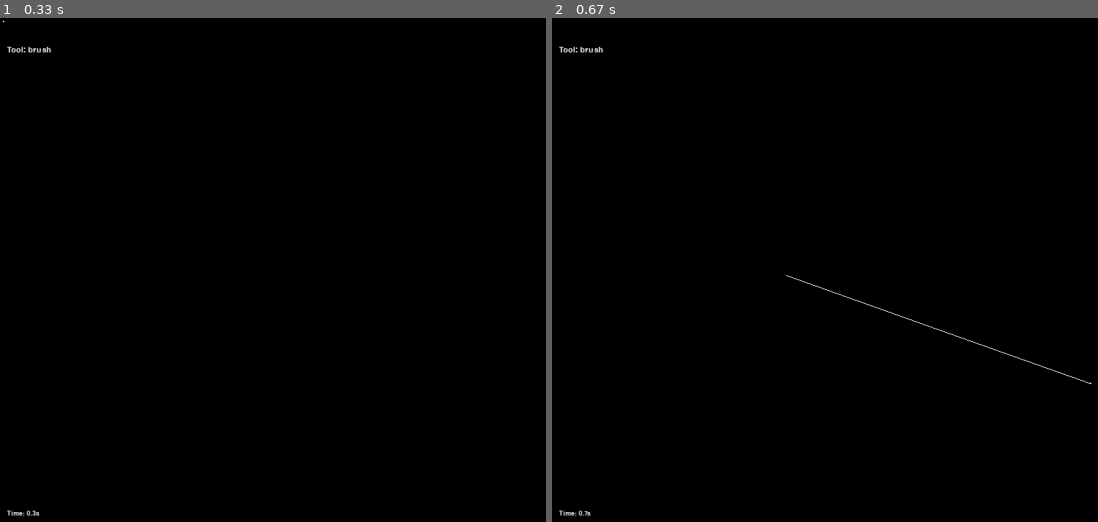
Above: before the commit, frames 1-2 (left to right).
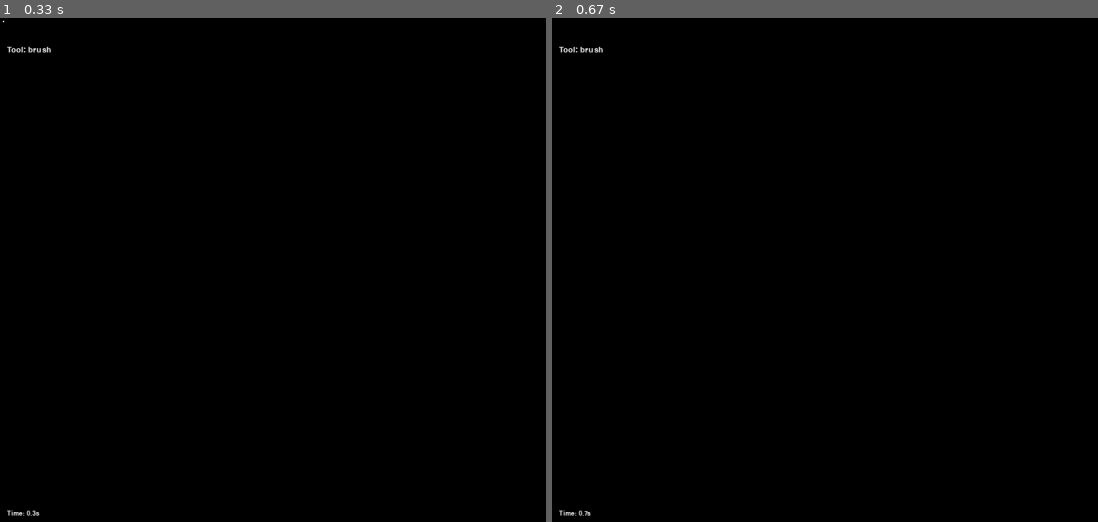
Above: after the commit, the same moments.

Repository: DylanRayHastings/InfiniteJournal
Game: pygame game, started from main.py
Two runs of this game, one before a commit and one after it. Both use one fixed random seed, a clock stepped at 60 frames per second and the inputs below.
Inputs (mouse positions are in pixels of both pictures, inside the frame that each line leads up to):
- Up to frame 1 (0.33 s): no input
- Up to frame 2 (0.67 s): press the mouse at (786, 275) at 0.37 s; move the mouse to (939, 330) at 0.47 s; release the mouse at (1092, 380) at 0.6 s

Frame 1 is identical in both runs. In frame 2, 0.2% of the frame differs, in the area x 42-99%, y 50-73%.

Commit message:
working main tools

Diff:
--- a/adapters/pygame_adapter.py
+++ b/adapters/pygame_adapter.py
@@ -39,7 +39,14 @@
             elif e.type == pygame.MOUSEMOTION:
                 events.append(Event('MOUSE_MOVE', {'pos': e.pos, 'rel': e.rel}))
             elif e.type == pygame.MOUSEBUTTONDOWN:
-                events.append(Event('MOUSE_DOWN', {'pos': e.pos, 'button': e.button}))
+                if e.button == 4:
+                    # Scroll wheel up
+                    events.append(Event('KEY_PRESS', 'SCROLL_UP'))
+                elif e.button == 5:
+                    # Scroll wheel down
+                    events.append(Event('KEY_PRESS', 'SCROLL_DOWN'))
+                else:
+                    events.append(Event('MOUSE_DOWN', {'pos': e.pos, 'button': e.button}))
             elif e.type == pygame.MOUSEBUTTONUP:
                 events.append(Event('MOUSE_UP', {'pos': e.pos, 'button': e.button}))
             elif e.type == pygame.KEYDOWN:
@@ -58,7 +65,7 @@
         """Draws a line between two points."""
         pygame.draw.line(self.screen, color, start, end, width)
 
-    def draw_circle(self, center, radius: int, color=(255, 255, 255), width: int = 1) -> None:
+    def draw_circle(self, center, radius: int, color=(255, 255, 255), width: int = 0) -> None:
         """Draws a circle at the given center with specified radius and line width."""
         pygame.draw.circle(self.screen, color, center, radius, width)
 
@@ -70,18 +77,42 @@
 
     # Renderer interface compliance
 
-    def draw_stroke(self, points, width: int, color=(255, 255, 255)) -> None:
+    def draw_stroke(self, points, color=(255, 255, 255), default_width=3) -> None:
         """
-        Draws a continuous stroke by connecting each consecutive pair of points.
+        Draws a continuous stroke, allowing variable width per point.
         Args:
-            points: Sequence of (x, y) tuples.
-            width: Stroke width in pixels.
+            points: Sequence of Point objects (with .x, .y, .width),
+                    or tuples (x, y, width), or tuples (x, y).
             color: Color as (R, G, B).
+            default_width: Fallback width if not specified (for legacy points).
         """
-        if len(points) < 2:
+        def unpack(pt):
+            # Support Point object
+            if hasattr(pt, "x") and hasattr(pt, "y"):
+                # If it also has width
+                w = getattr(pt, "width", default_width)
+                return pt.x, pt.y, w
+            # Support (x, y, width) tuple/list
+            elif isinstance(pt, (tuple, list)):
+                if len(pt) == 3:
+                    return pt[0], pt[1], pt[2]
+                elif len(pt) == 2:
+                    return pt[0], pt[1], default_width
+            raise ValueError("Unsupported point format in stroke: " + repr(pt))
+
+        if len(points) == 0:
+            return
+        if len(points) == 1:
+            x, y, w = unpack(points[0])
+            self.draw_circle((x, y), w, color, 0)
             return
         for i in range(1, len(points)):
-            self.draw_line(points[i - 1], points[i], width, color)
+            x0, y0, w0 = unpack(points[i - 1])
+            x1, y1, w1 = unpack(points[i])
+            self.draw_line((x0, y0), (x1, y1), w0, color)
+            self.draw_circle((x0, y0), w0, color, 0)
+        x_end, y_end, w_end = unpack(points[-1])
+        self.draw_circle((x_end, y_end), w_end, color, 0)
 
     def draw_cursor(self, pos, radius: int, color=(255, 255, 255)) -> None:
         """
--- a/config.py
+++ b/config.py
@@ -22,6 +22,15 @@
     BRUSH_SIZE_MIN: int = 1           # Minimum brush size (pixels)
     BRUSH_SIZE_MAX: int = 100         # Maximum brush size (pixels)
 
+    NEON_COLORS = [
+    (57, 255, 20),   # Neon Green
+    (0, 255, 255),   # Neon Blue
+    (255, 20, 147),  # Neon Pink
+    (255, 255, 0),   # Neon Yellow
+    (255, 97, 3),    # Neon Orange
+    ]
+
+
     @classmethod
     def load(cls) -> "Settings":
         """
--- a/core/services.py
+++ b/core/services.py
@@ -100,6 +100,15 @@
         )
         drawing = False
         current_width = self.settings.BRUSH_SIZE_MIN
+        # Add current_color and NEON_COLORS
+        current_color = (255, 255, 255)
+        NEON_COLORS = {
+            '1': (57, 255, 20),    # Neon Green
+            '2': (0, 255, 255),    # Neon Blue
+            '3': (255, 20, 147),   # Neon Pink
+            '4': (255, 255, 0),    # Neon Yellow
+            '5': (255, 97, 3),     # Neon Orange
+        }
         while True:
             raw_events = self.engine.poll_events()
             events = self.input_adapter.translate(raw_events)
@@ -123,13 +132,21 @@
                         current_width = min(current_width + 1, self.settings.BRUSH_SIZE_MAX)
                     elif key == '-' or key == '_':
                         current_width = max(current_width - 1, self.settings.BRUSH_SIZE_MIN)
+                    # scroll wheel for brush size
+                    elif key == 'SCROLL_UP':
+                        current_width = min(current_width + 1, self.settings.BRUSH_SIZE_MAX)
+                    elif key == 'SCROLL_DOWN':
+                        current_width = max(current_width - 1, self.settings.BRUSH_SIZE_MIN)
+                    # neon colors 1-5
+                    elif key in NEON_COLORS:
+                        current_color = NEON_COLORS[key]
                     self.bus.publish('key_press', key)
             # render
             self.engine.clear()
             self.journal.render(self.engine)
             # optional cursor
             mx, my = pygame.mouse.get_pos() if hasattr(self.engine, 'screen') else (0, 0)
-            self.engine.draw_circle((mx, my), current_width)
+            self.engine.draw_circle((mx, my), current_width, current_color)
             for widget in self.widgets:
                 widget.render()
             self.engine.present()
